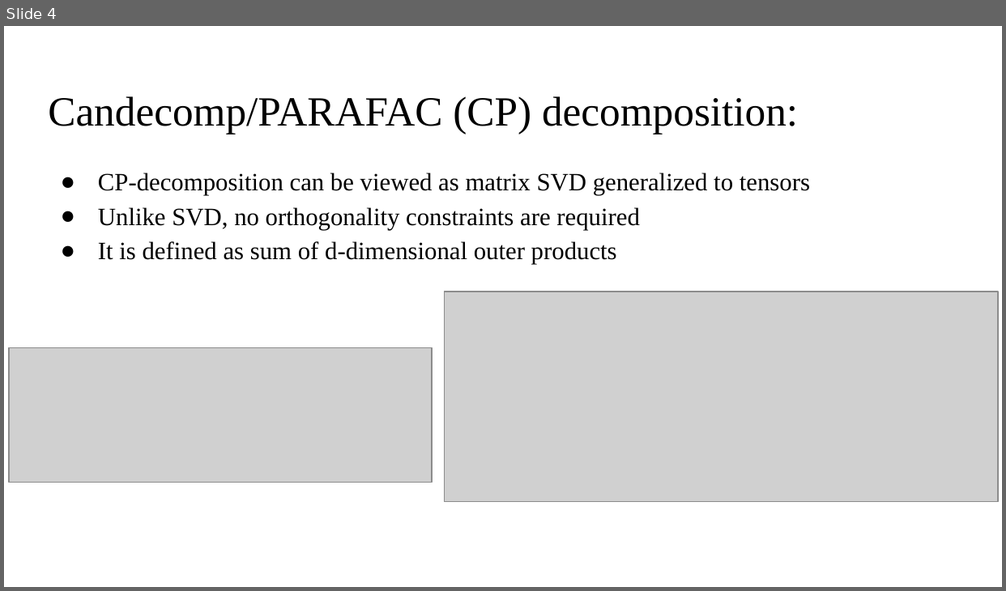
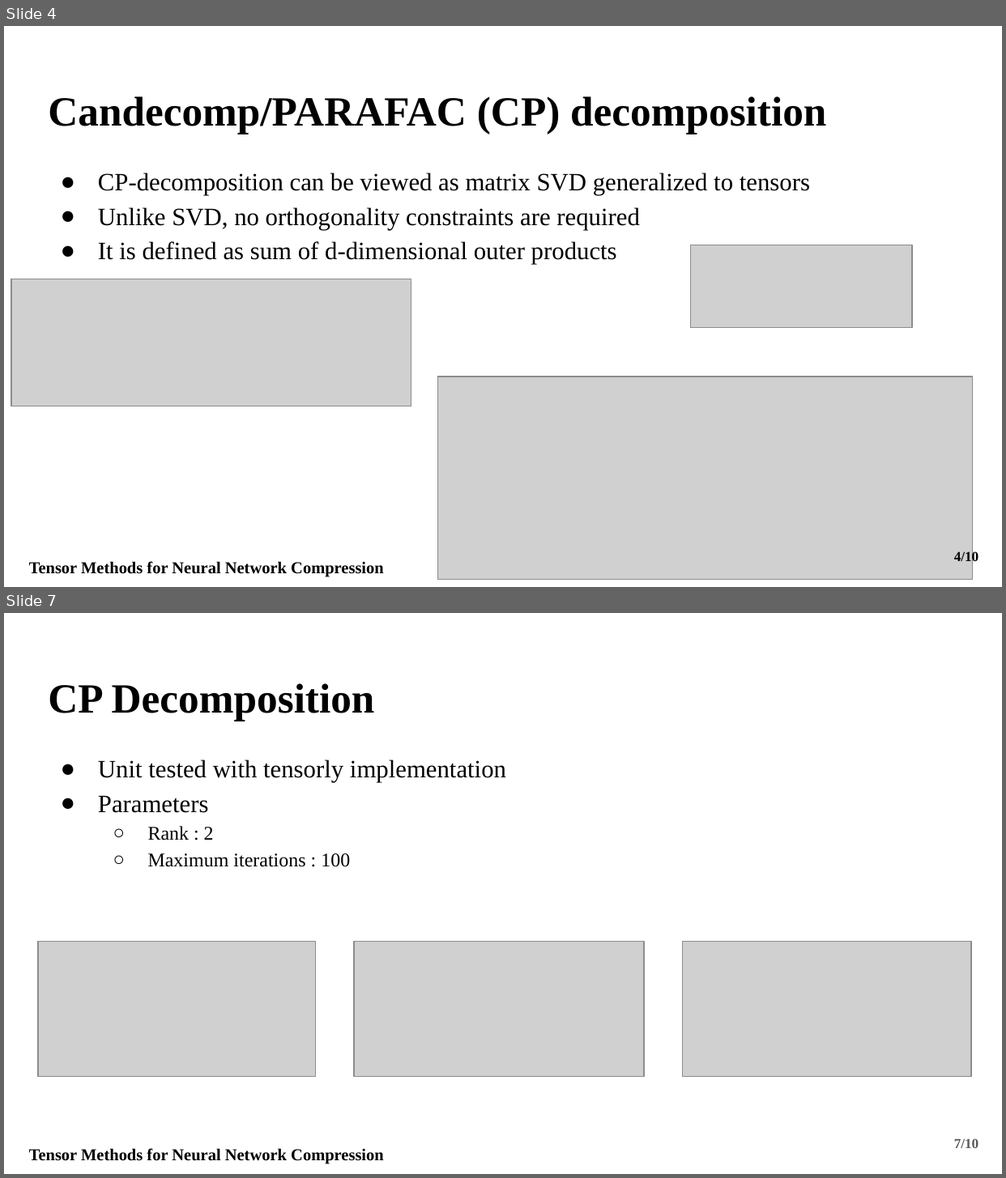
Before and after one commit to Fraunhofer-SCAI/canonical-cnn, a slide deck: Presentation/Fraunhofer_Presentation.pptx. Shown one above the other, each under a label of ours: slide 4 before the commit, slides 4 and 7 after it; the slides between them are not shown. The pictures are 1006x591 and 1006x1178 pixels, drawn with LibreOffice and Linux fonts; fonts in the diff are those of the drawing; grey boxes stand for pictures. Boxes give left, top, right and bottom in pixels: in the first picture for what was removed or moved away, otherwise in the second. Text is boxed around its words. In the diff, an @@ line names an element or a change of style, - is before the commit and + after.

```diff
--- a/Presentation/Fraunhofer_Presentation.pptx
+++ b/Presentation/Fraunhofer_Presentation.pptx
@@ slide 7 added at [4,613,1002,1174], background #FFFFFF @@
@@ title added at [48,683,375,722], 30 pt, text #000000, bold @@
+CP Decomposition
@@ text added at [98,760,506,867], 18 pt, text #000000 @@
+● Unit tested with tensorly implementation
+● Parameters
+  ○ Rank : 2
+  ○ Maximum iterations : 100
@@ picture added at [38,941,315,1076] @@
@@ picture added at [354,941,644,1076] @@
@@ picture added at [683,941,971,1076] @@
@@ page number added at [954,1139,978,1148], 10 pt, text #595959, bold @@
+7/10
@@ text added at [29,1148,384,1165], 12 pt, text #000000, bold @@
+Tensor Methods for Neural Network Compression
@@ slide 4 changed as well @@
@@ title at [48,96,826,135]: text changed; bold on @@
-Candecomp/PARAFAC (CP) decomposition:
+Candecomp/PARAFAC (CP) decomposition
@@ picture added at [691,246,912,328] @@
@@ picture: place and size @@
-picture at [9,348,432,483]
+picture at [11,280,411,406]
@@ picture: place and size @@
-picture at [444,292,998,502]
+picture at [438,378,973,580]
@@ page number added at [954,550,978,565], 10 pt, text #000000, bold @@
+4/10
@@ text added at [29,561,384,578], 12 pt, text #000000, bold @@
+Tensor Methods for Neural Network Compression
```
Also in this commit, not shown: 3 other slides changed, 5 other slides added, 1 other file.
